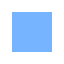
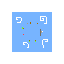
Layer changes from the first 64x64 image to the second:
hid "Calque Copié", painted on it over (16, 16, 48, 48)
painted on "Arrière-plan" over (16, 16, 48, 48)
